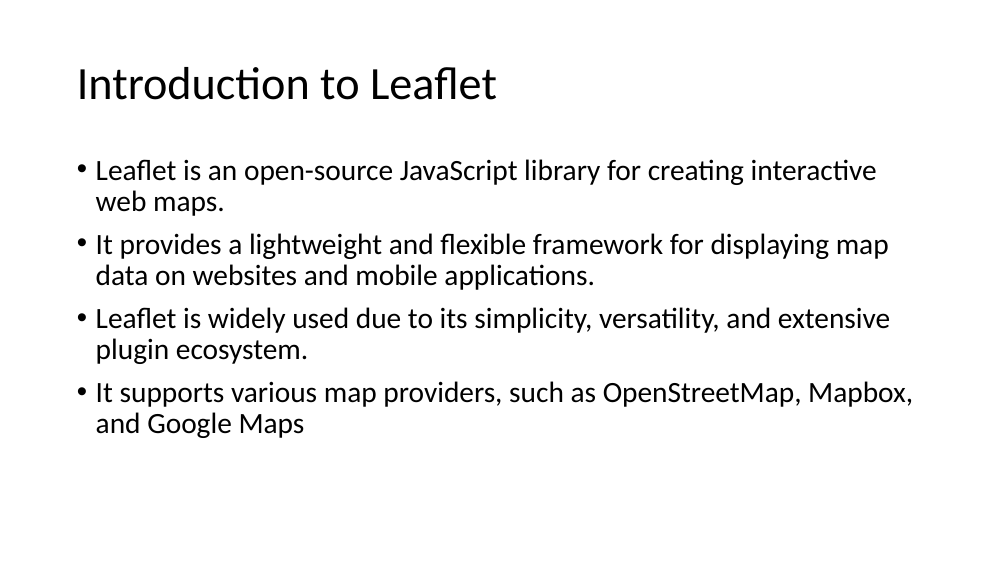
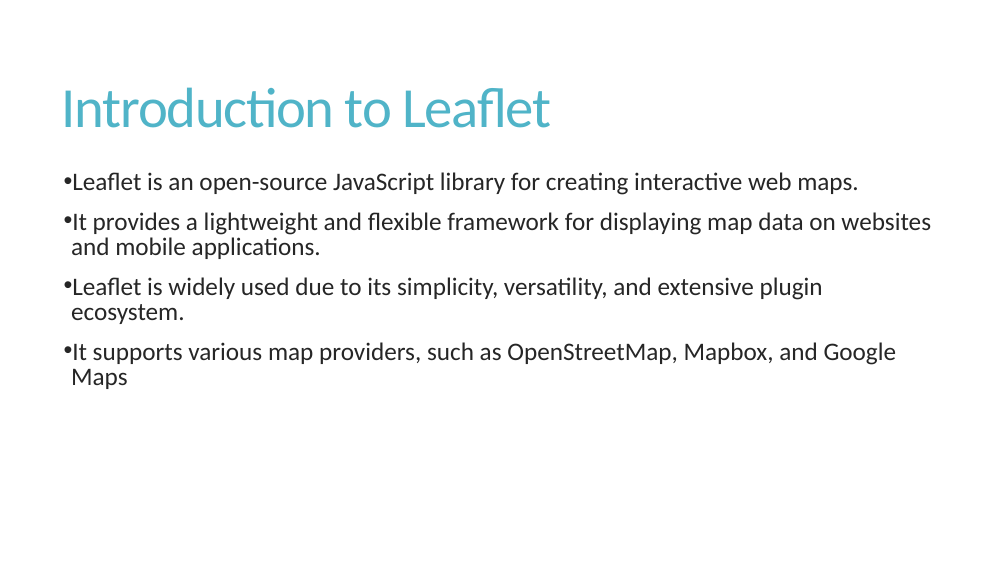
Before and after one commit to dashappgeo/geowebapp, a slide deck: slide 3 of L06_IntroductionToWebMappingWIthLeaflet.pptx. Drawn at 1008x567 pixels with LibreOffice and Linux fonts; fonts in the diff are those of the drawing. Boxes give left, top, right and bottom in pixels: in the first picture for what was removed or moved away, otherwise in the second. Text is boxed around its words. In the diff, an @@ line names an element or a change of style, - is before the commit and + after.

```diff
--- a/L06_IntroductionToWebMappingWIthLeaflet.pptx
+++ b/L06_IntroductionToWebMappingWIthLeaflet.pptx
@@ title "Introduction to Leaflet": place and size @@
-title "Introduction to Leaflet" at (77, 67, 497, 100)
+title "Introduction to Leaflet" at (62, 87, 551, 128)
@@ title "Introduction to Leaflet" at (62, 87, 551, 128): size 44 to 54 pt, text colour #000000 to #50B4C8, letter spacing 0 to -1.2 pt; line spacing 0.9 to 0.85 @@
@@ text "Leaflet is an open-source JavaScript ...": place and size @@
-text "Leaflet is an open-source JavaScript ..." at (96, 159, 913, 438)
+text "Leaflet is an open-source JavaScript ..." at (71, 172, 931, 389)
@@ text "Leaflet is an open-source JavaScript ..." at (71, 172, 931, 389): size 28 to 24 pt, text colour #000000 to #262626; indent changed; line spacing 0.9 to 0.85; more space between paragraphs @@
```
Also in this commit, not shown: 7 other slides changed, 2 slides added, 4 other files.
